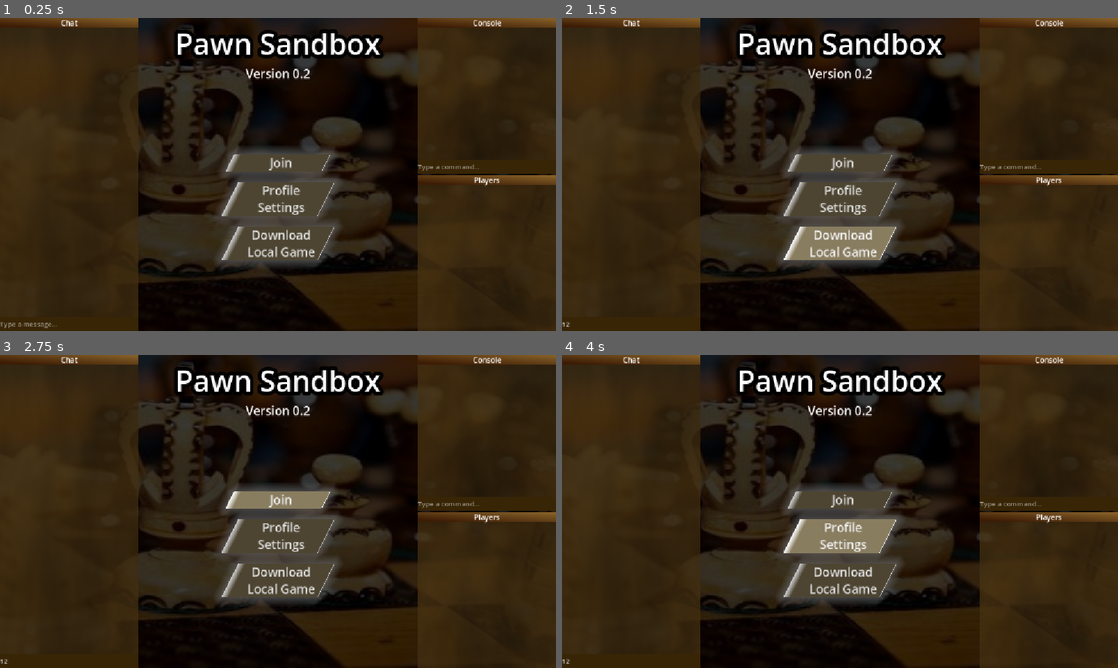
Above: before the commit, frames 1-4 (two rows, left to right).
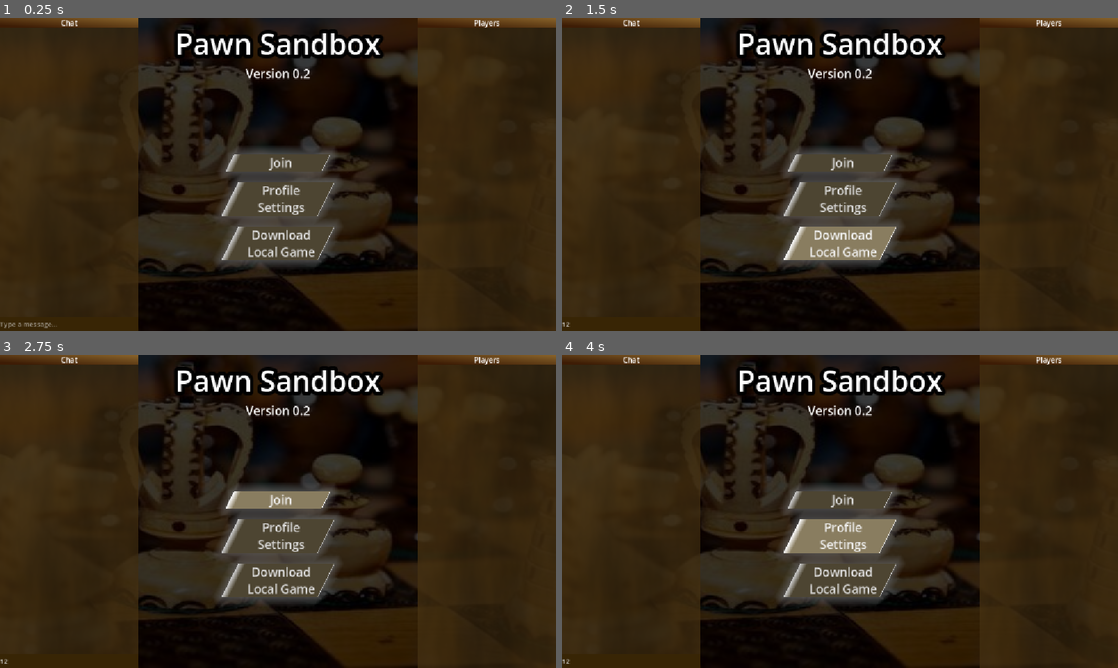
Above: after the commit, the same moments.

Repository: Wizzoplit273/PawnSandbox
Game: Godot game, scene res://origin.tscn
Same seed, same stepped clock (60 frames per second), same inputs: the game is played once before the commit and once after it.
Inputs (mouse positions are in pixels of both pictures, inside the frame that each line leads up to):
- Up to frame 1 (0.25 s): no input
- Up to frame 2 (1.5 s): click (628, 324) at 0.52 s; type "12" at 0.6 s; click "Download Local Game" at 1.25 s
- Up to frame 3 (2.75 s): click "Join" at 2 s
- Up to frame 4 (4 s): click "Profile Settings" at 2.75 s

The runs differ from the first frame. In frame 1, 0.8% of the frame differs, in the area x 75-100%, y 0-54%; in frame 2, 0.8%; in frame 3, 0.8%; in frame 4, 0.8%.

Commit message:
Updated export

Diff:
--- a/godot_project/global/network_manager.gd
+++ b/godot_project/global/network_manager.gd
@@ -15,7 +15,7 @@
 signal register_move(sender_id: int, move: Variant) ## idk the move's type for now
 signal offer_draw(sender_id: int)
 signal resign(sender_id: int)
-signal assign_team(target_id: int, team: int)
+signal set_team(target_id: int, team: int)
 signal set_username(target_id: int, username: String)
 signal set_icon(target_id: int, icon_code: int)
 signal set_color(target_id: int, color: Vector3)
@@ -43,7 +43,7 @@
 	OFFER_DRAW = 13,	  ## 1 byte + 4 bytes unused						 : 1 byte + 4 bytes sender peer
 	RESIGN = 14,		  ## 1 byte + 4 bytes unused						 : 1 byte + 4 bytes sender peer
 	## peer lobby
-	ASSIGN_TEAM = 15,	  ## 1 byte + 4 bytes target peer + team payload	 : 1 byte + 4 bytes target peer	   + team payload
+	SET_TEAM = 15,	  ## 1 byte + 4 bytes target peer + team payload	 : 1 byte + 4 bytes target peer	   + team payload
 	## peer profile
 	SET_USERNAME = 16,	  ## 1 byte + 4 bytes target peer + username payload : 1 byte + 4 bytes target peer	   + username payload
 	SET_ICON = 17,		  ## 1 byte + 4 bytes target peer + 1 byte enum		 : 1 byte + 4 bytes target peer	   + 1 byte enum
@@ -92,7 +92,7 @@
 	relay_connected = false
 	var err := socket.connect_to_url(url)
 	if err == OK: set_process(true)
-	else: printerr("Failed to initialize WebSocket connection")
+	else: UIManager.send_local_message("Error: Failed to initialize connection")
 
 func process_rate_limit(delta: float) -> void:
 	rate_limit_timer += delta
@@ -191,9 +191,9 @@
 		PacketType.REGISTER_MOVE: return
 		PacketType.OFFER_DRAW: offer_draw.emit(sender_id)
 		PacketType.RESIGN: resign.emit(sender_id)
-		PacketType.ASSIGN_TEAM:
+		PacketType.SET_TEAM:
 			var team: int = bytes_to_var(payload)
-			assign_team.emit(sender_id, team)
+			set_team.emit(sender_id, team)
 		PacketType.SET_USERNAME:
 			var username: String = bytes_to_var(payload)
 			set_username.emit(sender_id, username)
--- a/godot_project/global/ui_manager.gd
+++ b/godot_project/global/ui_manager.gd
@@ -9,6 +9,15 @@
 func _enter_tree() -> void:
 	create_offline_menu()
 	create_lobby()
+	connect_network_signals()
+
+func connect_network_signals() -> void:
+	NetworkManager.connect(&"connected_to_server", _on_network_connected_to_server)
+	NetworkManager.connect(&"peer_connected", _on_network_peer_connected)
+	NetworkManager.connect(&"peer_disconnected", _on_network_peer_disconnected)
+	NetworkManager.connect(&"host_disconnected", _on_network_host_disconnected)
+	NetworkManager.connect(&"server_closing", _on_network_server_closing)
+	NetworkManager.connect(&"host_grant", _on_network_host_grant)
 	NetworkManager.connect(&"global_chat", _on_network_global_chat)
 	NetworkManager.connect(&"private_chat", _on_network_private_chat)
 	NetworkManager.connect(&"system_chat", _on_network_system_chat)
@@ -23,7 +32,29 @@
 	lobby = load(LOBBY_SCENE_PATH).instantiate()
 	add_child(lobby)
 
-func send_message(target_id: int, message: String) -> void:
+func _on_network_connected_to_server() -> void:
+	send_local_message("Successfully connected to server")
+
+func _on_network_peer_connected(new_peer: int) -> void:
+	send_local_message("Peer " + str(new_peer) + " has joined the server")
+
+func _on_network_peer_disconnected(old_peer: int) -> void:
+	send_local_message("Peer " + str(old_peer) + " has left the server")
+
+func _on_network_host_disconnected() -> void:
+	send_local_message("Host has left the server")
+
+func _on_network_server_closing() -> void:
+	send_local_message("Server is closing")
+
+func _on_network_host_grant() -> void:
+	send_local_message("You are now host")
+
+func send_local_message(message: String) -> void:
+	if not lobby: return
+	lobby.append_message(-1, message)
+
+func send_network_message(target_id: int, message: String) -> void:
 	if target_id < 0: return
 	if NetworkManager.my_id <= 0: return
 	var payload: PackedByteArray = var_to_bytes(message)
--- a/godot_project/ui/lobby/lobby.gd
+++ b/godot_project/ui/lobby/lobby.gd
@@ -3,10 +3,11 @@
 func append_message(sender_id: int, message: String) -> void:
 	var id: String = str(sender_id)
 	if sender_id == 0: id = "OFFLINE"
+	if sender_id < 0: id = "*** " ## join/leave/system message
 	var line: String = id + ": " + message + "\n"
 	%ChatLabel.text += line
 
 func _on_chat_input_text_submitted(new_text: String) -> void:
 	%ChatInput.clear()
 	append_message(NetworkManager.my_id, new_text)
-	UIManager.send_message(0, new_text)
+	UIManager.send_network_message(0, new_text)
--- a/godot_project/ui/lobby/lobby.tscn
+++ b/godot_project/ui/lobby/lobby.tscn
@@ -98,6 +98,7 @@
 metadata/_edit_lock_ = true
 
 [node name="Console" type="TextureRect" parent="Container/Container" unique_id=843891972]
+visible = false
 self_modulate = Color(0.3019608, 0.21176471, 0.07450981, 0.7529412)
 layout_mode = 2
 size_flags_horizontal = 3
